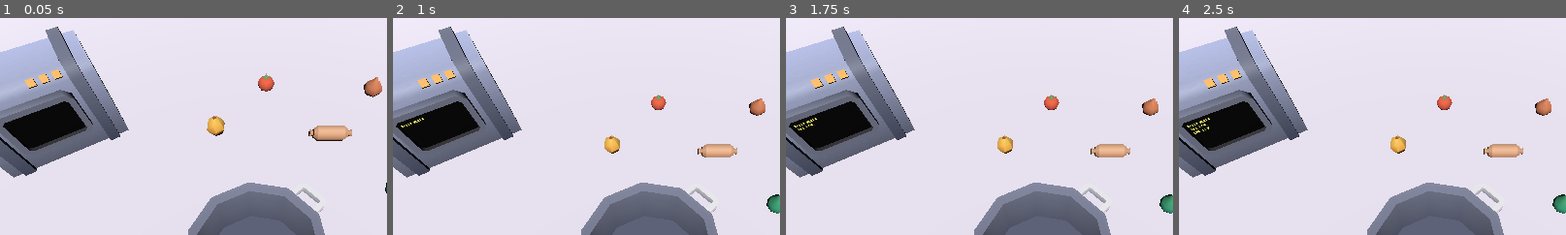
Above: before the commit, frames 1-4 (left to right).
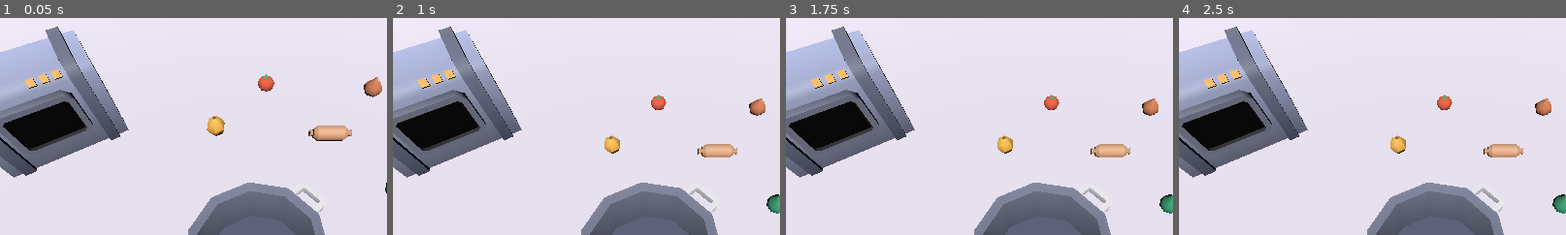
Above: after the commit, the same moments.

Repository: DrHaid/llm-taste-tester
Game: Godot game, scene res://main.tscn
Two runs of this game, one before a commit and one after it. Both use one fixed random seed, a clock stepped at 60 frames per second and the inputs below.
Inputs (mouse positions are % of the whole screen's width and height, from its top left):
- Up to frame 1 (0.05 s): no input
- Up to frame 2 (1 s): tap Enter at 0.5 s; move the mouse to (72, 45) at 0.52 s; click (72, 45) at 0.67 s
- Up to frame 3 (1.75 s): tap Space at 1.25 s; drag from (30, 55) to (45, 70) at 1.27 s
- Up to frame 4 (2.5 s): tap Enter at 2 s; move the mouse to (60, 28) at 2.02 s; click (60, 28) at 2.17 s
The pictures show only the part of the screen within x 17-67%, y 7-57%; the shares and areas given below are measured in that part.

Frame 1 is identical in both runs. In frame 2, less than 0.1% of the frame differs, in the area x 2-9%, y 45-51%; in frame 3, less than 0.1%; in frame 4, less than 0.1%, in the area x 2-9%, y 45-54%.

Commit message:
Tasting screen and some cooking adjustments

Diff:
--- a/cooking_controller.gd
+++ b/cooking_controller.gd
@@ -15,15 +15,16 @@
 	tasting_spoon.connect("spoon_fed", _on_tasting_spoon_spoon_fed)
 
 func _on_stove_dial_set_cooking() -> void:
-	pot.set_stove_cooking()
-	food_drag_handler.set_drag_enabled(false)
+	if pot.set_stove_cooking():
+		food_drag_handler.set_drag_enabled(false)
 
 func _on_pot_cook_food(foods: Array[FoodItemData]) -> void:
 	current_foods = foods
 
-func _on_pot_cooking_finished() -> void:
+func _on_pot_cooking_finished(successful: bool) -> void:
 	stove.turn_dial()
-	tasting_spoon.play_animation()
+	if successful:
+		tasting_spoon.play_animation()
 
 func _on_tasting_spoon_spoon_fed() -> void:
 	camera_rig.pan_in()
--- /dev/null
+++ b/eating_robot/eating_robot.gd
@@ -0,0 +1 @@
+extends Node3D
--- a/pots_n_pans/eating_robot.tscn
+++ b/eating_robot/eating_robot.tscn
@@ -1,8 +1,10 @@
-[gd_scene load_steps=17 format=4 uid="uid://cf5qjssu2jva2"]
-
-[ext_resource type="Script" path="res://pots_n_pans/eating_robot.gd" id="1_8qoms"]
+[gd_scene load_steps=19 format=4 uid="uid://cf5qjssu2jva2"]
+
+[ext_resource type="Script" path="res://eating_robot/eating_robot.gd" id="1_8qoms"]
 [ext_resource type="Texture2D" uid="uid://dlg8s8ihh6a7u" path="res://models/textures/eating_robot_colormap.png" id="1_oojgv"]
 [ext_resource type="FontFile" uid="uid://uiepc5d87q06" path="res://fonts/chary___.ttf" id="2_bh0u6"]
+[ext_resource type="Script" path="res://eating_robot/screen_text.gd" id="3_uxohj"]
+[ext_resource type="Script" path="res://eating_robot/tasting_screen.gd" id="4_x4d6h"]
 
 [sub_resource type="StandardMaterial3D" id="StandardMaterial3D_e2qd8"]
 resource_name = "variation-a"
@@ -211,20 +213,6 @@
 [node name="EatingRobot" type="Node3D"]
 transform = Transform3D(1, 0, 0, 0, 1, 0, 0, 0, 1, -1.49784, 0, -0.458968)
 script = ExtResource("1_8qoms")
-debug_text = "Hello World
-1st line
-2nd line
-Bottom Text 123 This is long, too long and should break
-Line overflow
-Next line
-Another one
-Yet another
-amost done
-aaaand....
-Last one
-jk"
-print_speed = 12.0
-max_lines = 7
 
 [node name="ScreenText" type="Label3D" parent="."]
 transform = Transform3D(1, 0, 0, 0, 1, 0, 0, 0, 1, -0.0613808, 0.170834, 0.283611)
@@ -238,6 +226,33 @@
 vertical_alignment = 0
 uppercase = true
 width = 700.0
+script = ExtResource("3_uxohj")
+
+[node name="TastingScreen" type="Node3D" parent="."]
+script = ExtResource("4_x4d6h")
+
+[node name="FaceText" type="Label3D" parent="TastingScreen"]
+transform = Transform3D(1, 0, 0, 0, 1, 0, 0, 0, 1, 0.263613, 0.0585324, 0.283611)
+pixel_size = 0.001
+double_sided = false
+modulate = Color(1, 1, 0.462745, 1)
+font = ExtResource("2_bh0u6")
+font_size = 51
+outline_size = 0
+uppercase = true
+width = 700.0
+
+[node name="TastingText" type="Label3D" parent="TastingScreen"]
+transform = Transform3D(1, 0, 0, 0, 1, 0, 0, 0, 1, 0.101967, -0.0469633, 0.283611)
+pixel_size = 0.001
+double_sided = false
+modulate = Color(1, 1, 0.462745, 1)
+font = ExtResource("2_bh0u6")
+font_size = 51
+outline_size = 0
+horizontal_alignment = 0
+uppercase = true
+width = 700.0
 
 [node name="Machine" type="MeshInstance3D" parent="."]
 mesh = SubResource("ArrayMesh_q0wo3")
--- a/pots_n_pans/eating_robot.gd
+++ b/eating_robot/screen_text.gd
@@ -1,11 +1,8 @@
-extends Node3D
+extends Label3D
 
-@export_multiline var debug_text: String = ""
 @export var print_speed: float = 1
 @export var max_lines: int = 5
 @export var max_chars_per_line: int = 32
-
-@onready var screen_text: Label3D = $ScreenText
 
 const NEW_LINE: String = "\n"
 
@@ -14,9 +11,6 @@
 var print_load: float = 0
 var print_start_index: int = 0
 var is_printing: bool = false
-
-func _ready() -> void:
-	print_text(debug_text)
 
 func _process(delta: float) -> void:
 	if not is_printing:
@@ -32,7 +26,7 @@
 	print_load = next_print_load
 	return print_load > 0
 
-func get_line_start_index(line: int) -> int:
+func _get_line_start_index(line: int) -> int:
 	if line == 1:
 		return 0
 
@@ -47,21 +41,20 @@
 	if next_char == NEW_LINE:
 		line_number += 1
 		if line_number > max_lines:
-			print_start_index = get_line_start_index(line_number - max_lines + 1)
-	var text: String = text_to_print.substr(print_start_index, number_of_chars_to_print - print_start_index)
-	screen_text.text = text
+			print_start_index = _get_line_start_index(line_number - max_lines + 1)
+	var screen_text: String = text_to_print.substr(print_start_index, number_of_chars_to_print - print_start_index)
+	text = screen_text
 
-
-func _add_line_breaks(text: String) -> String:
-	var lines: PackedStringArray = text.split(NEW_LINE)
+func _add_line_breaks(screen_text: String) -> String:
+	var lines: PackedStringArray = screen_text.split(NEW_LINE)
 	var new_lines: PackedStringArray = []
 	for line in lines:
 		for i in range(0, line.length(), max_chars_per_line):
 			new_lines.append(line.substr(i, max_chars_per_line))
 	return NEW_LINE.join(new_lines)
 
-func print_text(text: String) -> void:
-	text_to_print = _add_line_breaks(text)
+func print_text(screen_text: String) -> void:
+	text_to_print = _add_line_breaks(screen_text)
 	print_load = text_to_print.length()
 	line_number = 1
 	print_start_index = 0
--- /dev/null
+++ b/eating_robot/tasting_screen.gd
@@ -0,0 +1,27 @@
+extends Node3D
+
+@export var face_frames: PackedStringArray = ["<(°-°)>", "<(°~°)>", "<(°O°)>"]
+@export var tasting_frames: PackedStringArray = ["tasting food", "tasting food.", "tasting food..", "tasting food..."]
+@export var text_speed: float = 5
+
+@onready var face_text: Label3D = $FaceText
+@onready var tasting_text: Label3D = $TastingText
+
+var is_tasting: bool = false
+var text_cycle_progress: float = 0
+
+func _process(delta: float) -> void:
+	if is_tasting:
+		text_cycle_progress += delta * text_speed
+		face_text.text = face_frames[wrap(text_cycle_progress, 0, face_frames.size())]
+		tasting_text.text = tasting_frames[wrap(text_cycle_progress, 0, tasting_frames.size())]
+
+func set_tasting(tasting: bool) -> void:
+	if not tasting:
+		face_text.text = ""
+		tasting_text.text = ""
+		is_tasting = false
+		return
+
+	is_tasting = true
+	text_cycle_progress = 0
--- a/main.tscn
+++ b/main.tscn
@@ -11,7 +11,7 @@
 [ext_resource type="PackedScene" uid="uid://c5ed0b8tok12r" path="res://foods/scenes/tomato.tscn" id="9_28htx"]
 [ext_resource type="PackedScene" uid="uid://cvsm8s2i8tctu" path="res://foods/scenes/lemon.tscn" id="10_40gvt"]
 [ext_resource type="PackedScene" uid="uid://xl34pi4pvsuj" path="res://pots_n_pans/stove.tscn" id="10_ndaen"]
-[ext_resource type="PackedScene" uid="uid://cf5qjssu2jva2" path="res://pots_n_pans/eating_robot.tscn" id="11_8jsdd"]
+[ext_resource type="PackedScene" uid="uid://cf5qjssu2jva2" path="res://eating_robot/eating_robot.tscn" id="11_8jsdd"]
 [ext_resource type="Script" path="res://pots_n_pans/tasting_spoon.gd" id="12_1u6ot"]
 [ext_resource type="Texture2D" uid="uid://dthu3msaj5rou" path="res://models/textures/colormap.png" id="12_7sb86"]
 [ext_resource type="Animation" uid="uid://0jesnft2j3j7" path="res://animations/spoon_feed.res" id="13_qet7m"]
--- a/pots_n_pans/pot_controller.gd
+++ b/pots_n_pans/pot_controller.gd
@@ -1,7 +1,7 @@
 extends Node3D
 
 signal cook_food(foods: Array[FoodItemData])
-signal cooking_finished()
+signal cooking_finished(successful: bool)
 
 @onready var pot_collider: StaticBody3D = $PotCollider
 @onready var pot_collider_no_bottom: StaticBody3D = $PotColliderNoBottom
@@ -37,24 +37,29 @@
 	pot_collider_no_bottom.get_child(0).disabled = not cooking
 	pot_collider_bottom.get_child(0).disabled = not cooking
 
-func set_stove_cooking() -> void:
+func set_stove_cooking() -> bool:
+	var foods := _get_foods_for_cooking()
+	if not foods:
+		cooking_finished.emit(false)
+		return false
+
 	is_cooking = true
-	var foods := _set_foods_cooking()
+	for food: RigidBody3D in foods:
+		food.set_cooking(true)
 	var food_res: Array[FoodItemData]
 	food_res.assign(foods.map(func(f: Node3D) -> FoodItemData: return f.food_resource))
 	cook_food.emit(food_res)
 	_set_collider_cooking(is_cooking)
+	return true
 
 func _finish_cooking() -> void:
 	is_cooking = false
 	pot_collider_bottom.get_child(0).disabled = true
-	cooking_finished.emit()
+	cooking_finished.emit(true)
 
-func _set_foods_cooking() -> Array:
+func _get_foods_for_cooking() -> Array:
 	var nodes := food_detector.get_overlapping_bodies()
 	var foods := nodes.filter(func(f: Node3D) -> bool: return f.is_in_group(&"Food"))
-	for food: RigidBody3D in foods:
-		food.set_cooking(true)
 	return foods
 
 func reset() -> void:
